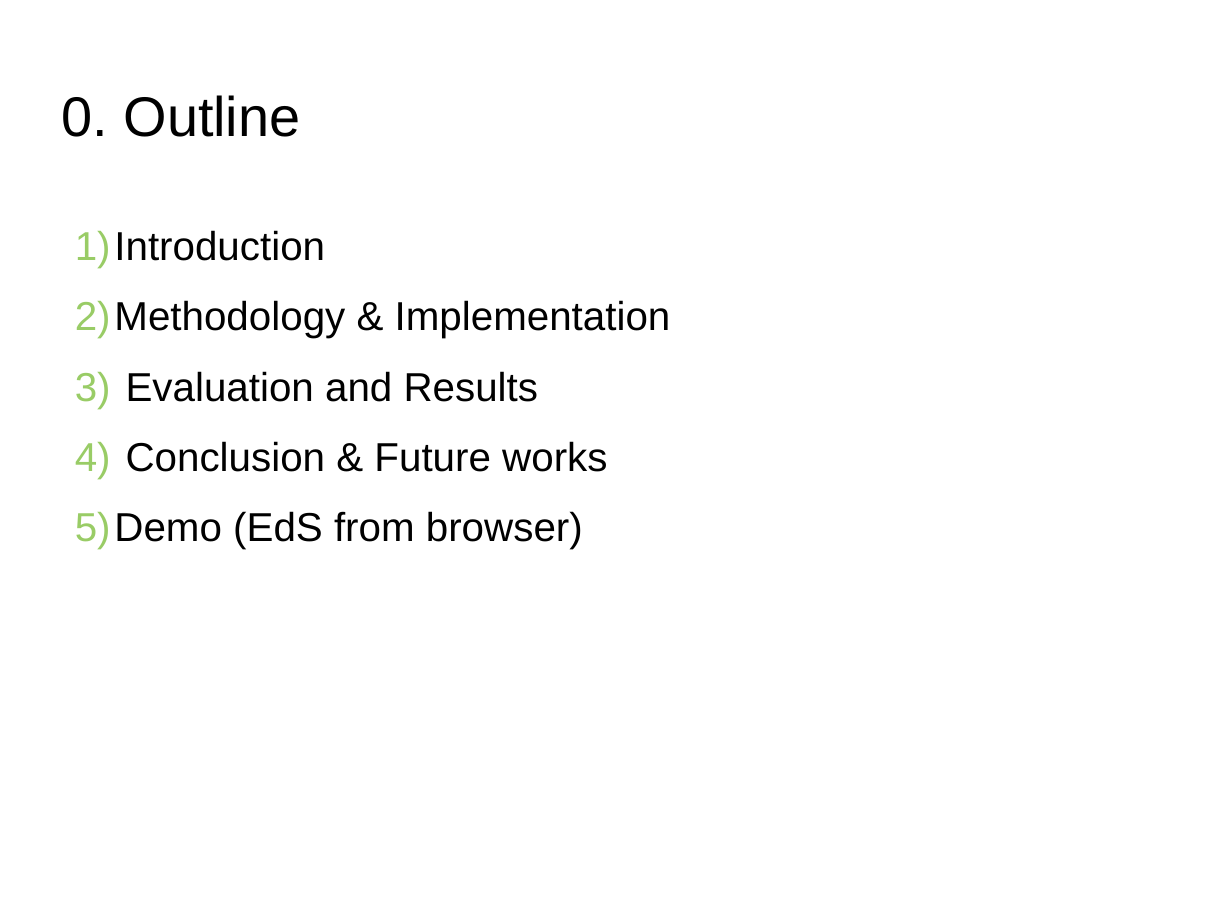
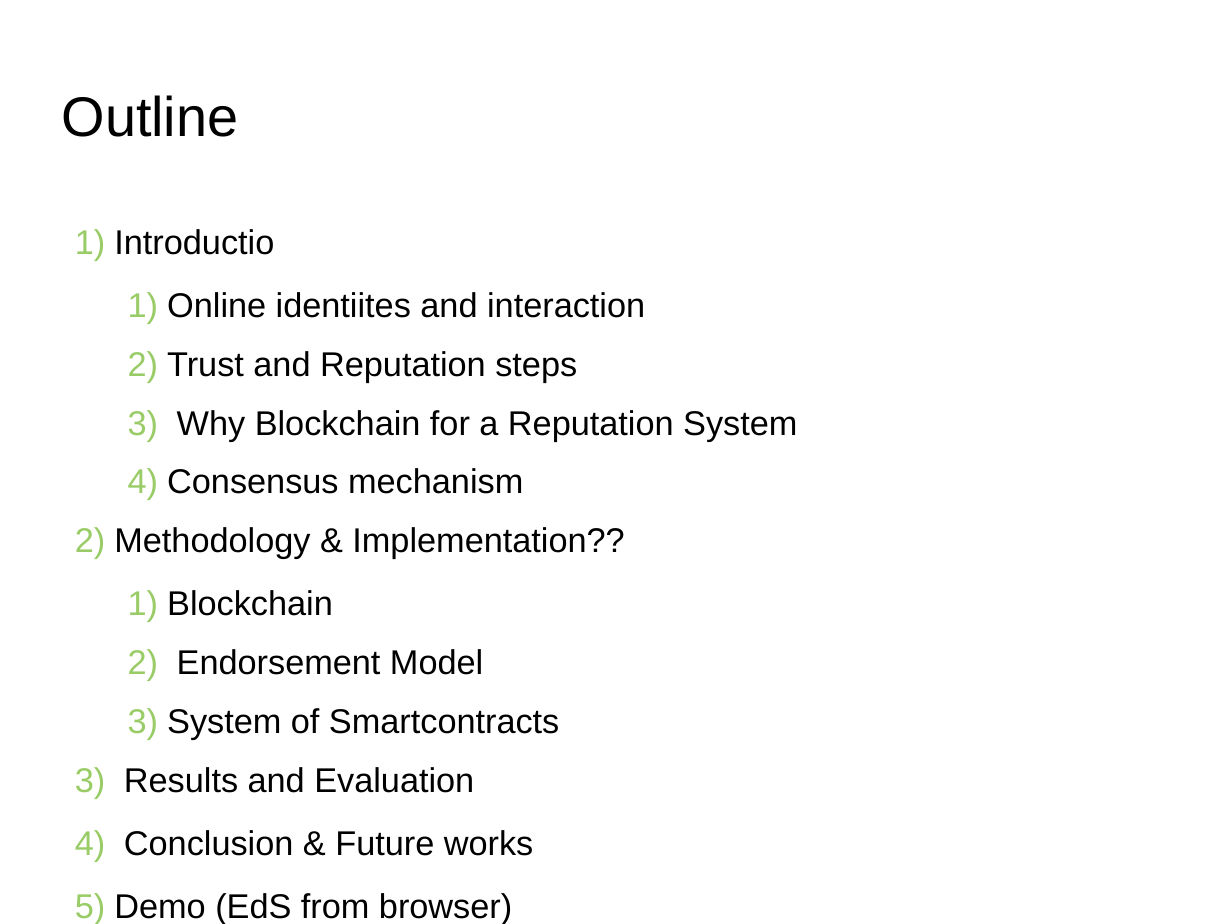
Before and after one commit to s2-t2/blockchain_reputation_system, a slide deck: slide 2 of documents/Presentation/Presentation.odp. Drawn at 1232x924 pixels with LibreOffice and Linux fonts; fonts in the diff are those of the drawing; background and template pictures are left out. Boxes give left, top, right and bottom in pixels: in the first picture for what was removed or moved away, otherwise in the second. Text is boxed around its words. In the diff, an @@ line names an element or a change of style, - is before the commit and + after.

```diff
--- a/documents/Presentation/Presentation.odp
+++ b/documents/Presentation/Presentation.odp
@@ title at (62,95,239,137): text changed @@
-0. Outline
+Outline
@@ text at (114,229,797,793): text changed; size 26 to 22.1 pt @@
-1) Introduction
-2) Methodology & Implementation
-3) Evaluation and Results
+1) Introductio
+  1) Online identiites and interaction
+  2) Trust and Reputation steps
+  3) Why Blockchain for a Reputation System
+  4) Consensus mechanism
+2) Methodology & Implementation??
+  1) Blockchain
+  2) Endorsement Model
+  3) System of Smartcontracts
+3) Results and Evaluation
@@ text at (114,830,533,924): size 26 to 22.1 pt in "Conclusion & Future works", "Demo (EdS from browser)" @@
```
Also in this commit, not shown: 3 other slides changed, 4 slides added, 21 other files.
